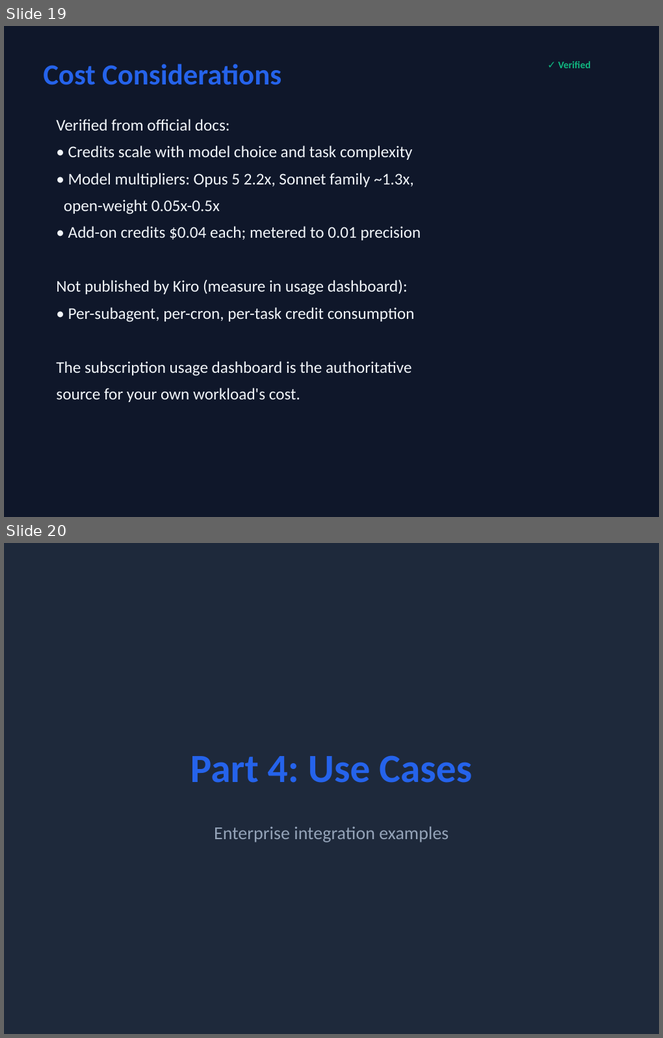
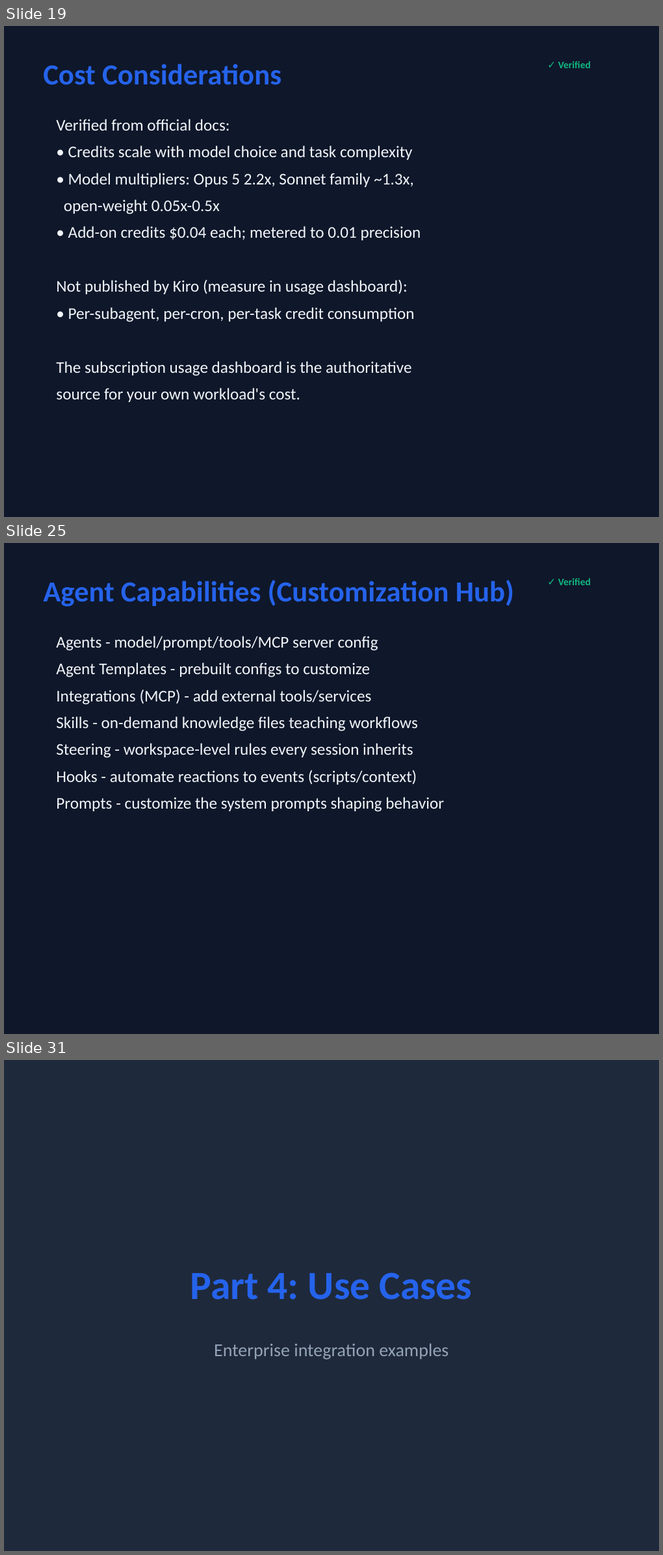
Before and after one commit to timwukp/Kiro-Crew-Training, a slide deck: kiro-crew-training.pptx. Shown one above the other, each under a label of ours: slides 19 and 20 before the commit, slides 19, 25 and 31 after it; the slides between them are not shown. The pictures are 663x1038 and 663x1555 pixels, drawn with LibreOffice and Linux fonts; fonts in the diff are those of the drawing. Boxes give left, top, right and bottom in pixels: in the first picture for what was removed or moved away, otherwise in the second. Text is boxed around its words. In the diff, an @@ line names an element or a change of style, - is before the commit and + after.

Commit message:
Add 10 advanced/enterprise sections (Security, Running 24/7, Interfaces, Chat, Capabilities, Configuration, Multi-instance, Snapshot, Apps, Troubleshooting) for full docs/crew coverage; pptx 29->40 slides

```diff
--- a/kiro-crew-training.pptx
+++ b/kiro-crew-training.pptx
@@ slide 25 added at (x1=4, y1=543, x2=659, y2=1034), background #0F172A @@
@@ text added at (x1=43, y1=580, x2=514, y2=607), 32 pt, text #2563EB, bold @@
+Agent Capabilities (Customization Hub)
@@ text added at (x1=558, y1=578, x2=591, y2=585), 11 pt, text #10B981, bold @@
+✓ Verified
@@ text added at (x1=56, y1=636, x2=444, y2=812), 18 pt, text #F1F5F9 @@
+Agents - model/prompt/tools/MCP server config
+Agent Templates - prebuilt configs to customize
+Integrations (MCP) - add external tools/services
+Skills - on-demand knowledge files teaching workflows
+Steering - workspace-level rules every session inherits
+Hooks - automate reactions to events (scripts/context)
+Prompts - customize the system prompts shaping behavior
@@ what was slide 20 is now slide 31 @@
```
Also in this commit, not shown: 10 other slides added, 2 other files.
